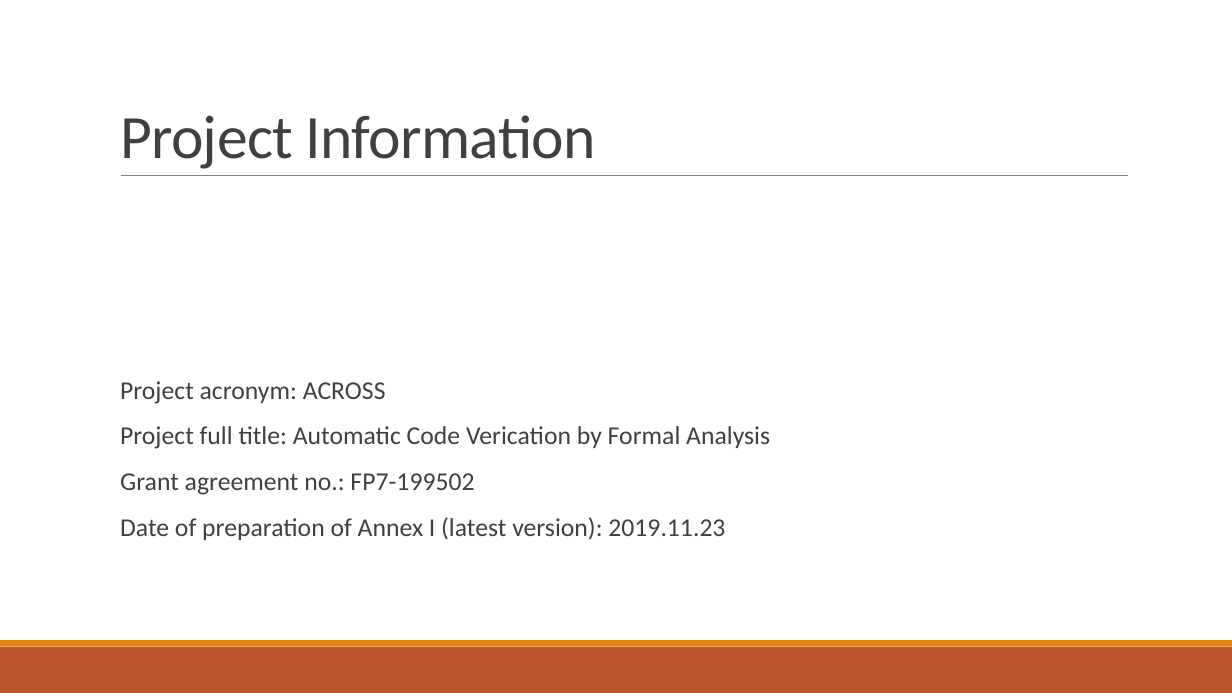
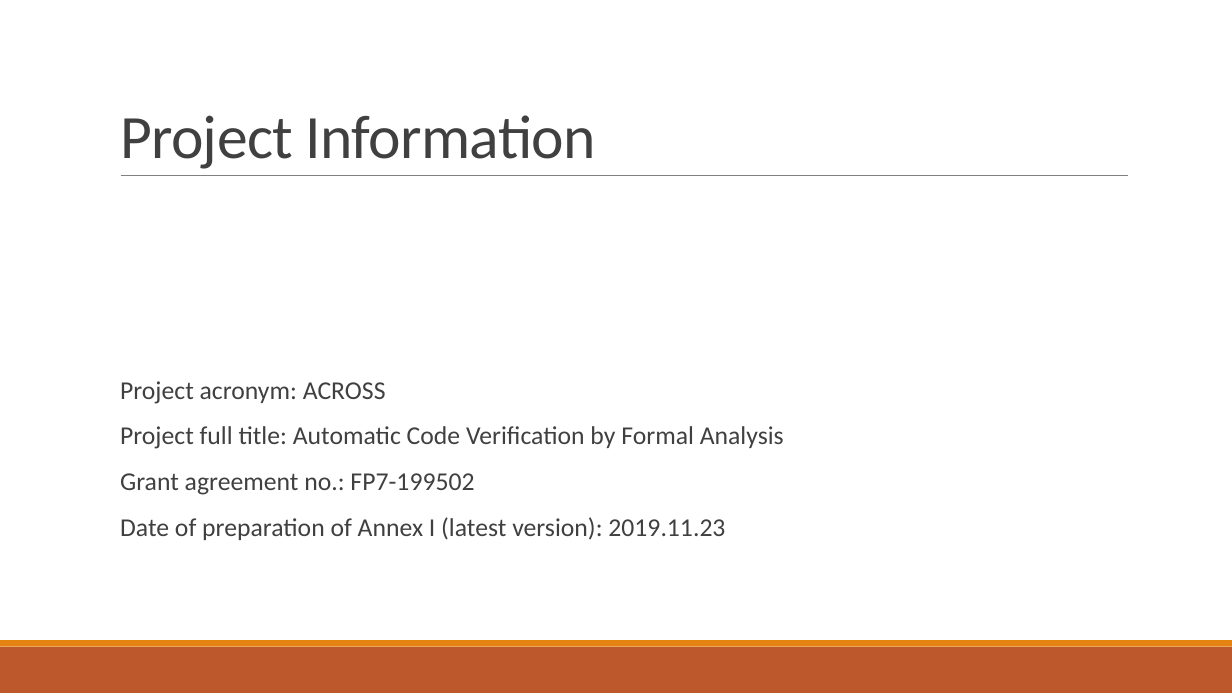
Before and after one commit to fenyvesr/kutmod, a slide deck: slide 2 of Article/Article.pptx. Drawn at 1232x693 pixels with LibreOffice and Linux fonts; fonts in the diff are those of the drawing. Boxes give left, top, right and bottom in pixels: in the first picture for what was removed or moved away, otherwise in the second. Text is boxed around its words. In the diff, an @@ line names an element or a change of style, - is before the commit and + after.

```diff
--- a/Article/Article.pptx
+++ b/Article/Article.pptx
@@ text at (x1=120, y1=426, x2=784, y2=449): text changed @@
-  Project full title: Automatic Code Verication by Formal Analysis
+  Project full title: Automatic Code Verification by Formal Analysis
```
Also in this commit, not shown: 3 other slides changed, 1 other file.
